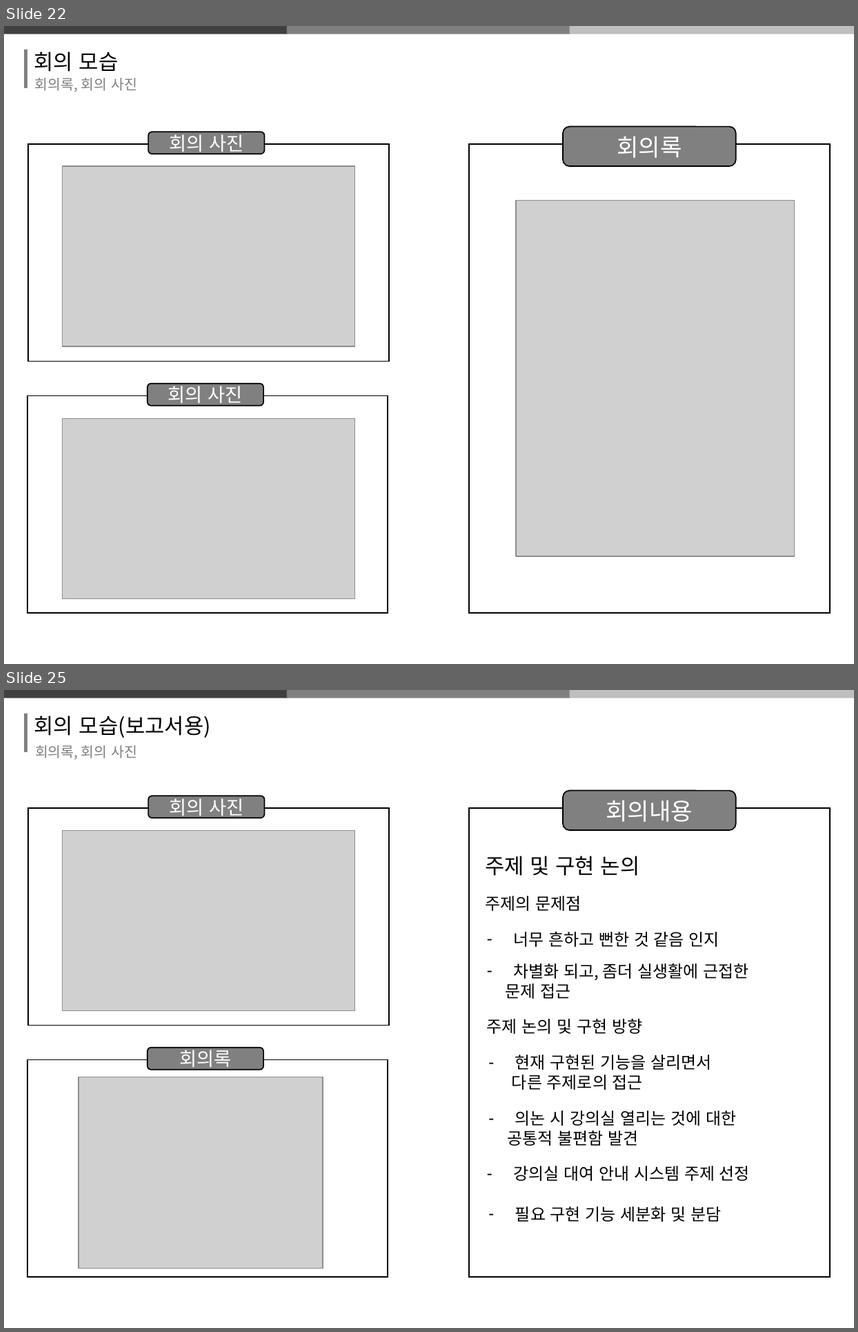
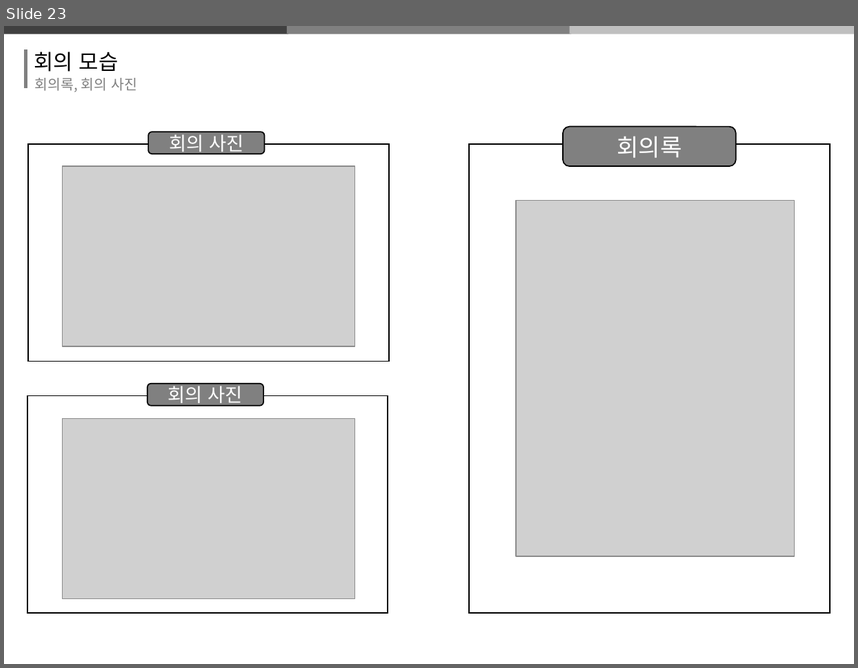
Before and after one commit to thrk941106/2018system_programming, a slide deck: 시프ppt 제작중.pptx. Shown one above the other, each under a label of ours: slides 22 and 25 before the commit, slide 23 after it; the slides between them are not shown. The pictures are 858x1332 and 858x668 pixels, drawn with LibreOffice and Linux fonts; fonts in the diff are those of the drawing; grey boxes stand for pictures. Boxes give left, top, right and bottom in pixels: in the first picture for what was removed or moved away, otherwise in the second. Text is boxed around its words. In the diff, an @@ line names an element or a change of style, - is before the commit and + after.

```diff
--- a/시프ppt 제작중.pptx
+++ b/시프ppt 제작중.pptx
@@ slide 25 removed at bbox=[4, 690, 854, 1328], background #FFFFFF @@
@@ freeform shape removed at bbox=[4, 690, 289, 698] @@
@@ freeform shape removed at bbox=[287, 690, 572, 698] @@
@@ freeform shape removed at bbox=[569, 690, 854, 698] @@
@@ freeform shape removed at bbox=[26, 713, 26, 752] @@
@@ text removed at bbox=[34, 716, 211, 738] @@
-회의 모습(보고서용)
@@ text removed at bbox=[35, 745, 137, 760] @@
-회의록, 회의 사진
@@ rounded rectangle removed at bbox=[564, 790, 737, 830] @@
-회의내용
@@ rectangle removed at bbox=[29, 808, 389, 1025] @@
@@ rounded rectangle removed at bbox=[148, 796, 265, 818] @@
-회의 사진
@@ rectangle removed at bbox=[469, 808, 829, 1276] @@
@@ picture removed at bbox=[63, 830, 355, 1010] @@
@@ text removed at bbox=[485, 856, 640, 876] @@
-주제 및 구현 논의
@@ text removed at bbox=[485, 896, 581, 911] @@
-주제의 문제점
@@ text removed at bbox=[513, 931, 720, 947] @@
-– 너무 흔하고 뻔한 것 같음 인지
@@ text removed at bbox=[506, 963, 749, 998] @@
-– 차별화 되고, 좀더 실생활에 근접한
-문제 접근
@@ text removed at bbox=[487, 1018, 642, 1034] @@
-주제 논의 및 구현 방향
@@ rectangle removed at bbox=[27, 1060, 388, 1276] @@
@@ rounded rectangle removed at bbox=[148, 1047, 264, 1069] @@
-회의록
@@ text removed at bbox=[512, 1054, 712, 1090] @@
-– 현재 구현된 기능을 살리면서
-다른 주제로의 접근
@@ picture removed at bbox=[79, 1077, 323, 1268] @@
@@ text removed at bbox=[507, 1110, 736, 1145] @@
-– 의논 시 강의실 열리는 것에 대한
-공통적 불편함 발견
@@ text removed at bbox=[513, 1165, 750, 1181] @@
-– 강의실 대여 안내 시스템 주제 선정
@@ text removed at bbox=[515, 1206, 721, 1221] @@
-– 필요 구현 기능 세분화 및 분담
@@ what was slide 22 is now slide 23 @@
```
Also in this commit, not shown: 4 slides changed, 4 slides added, 4 other slides removed.
